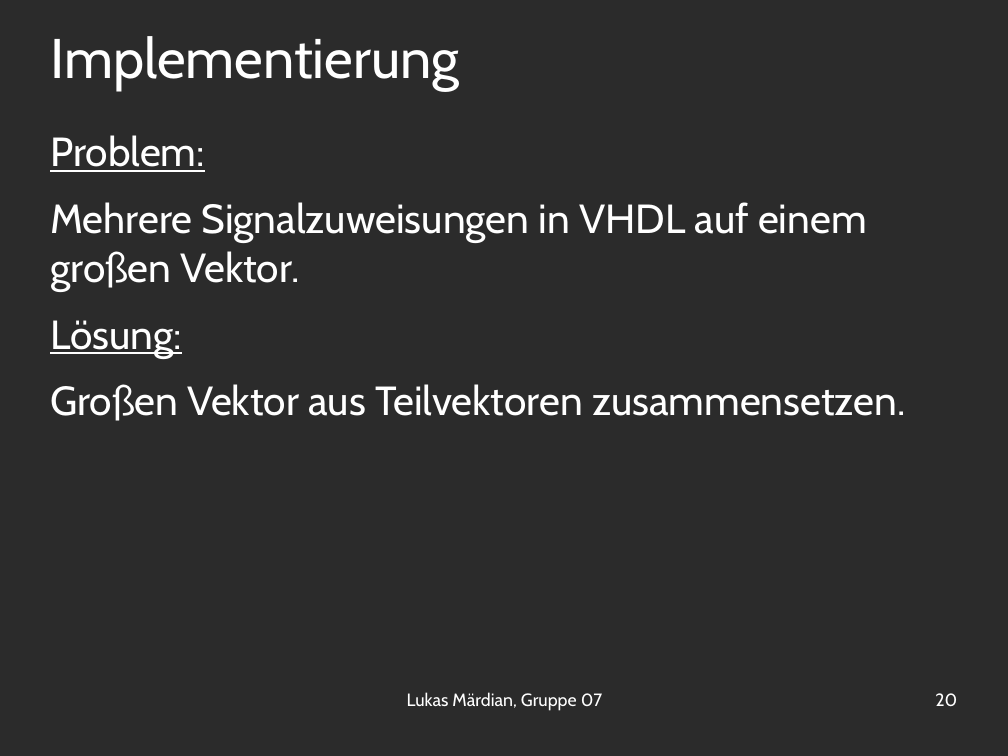
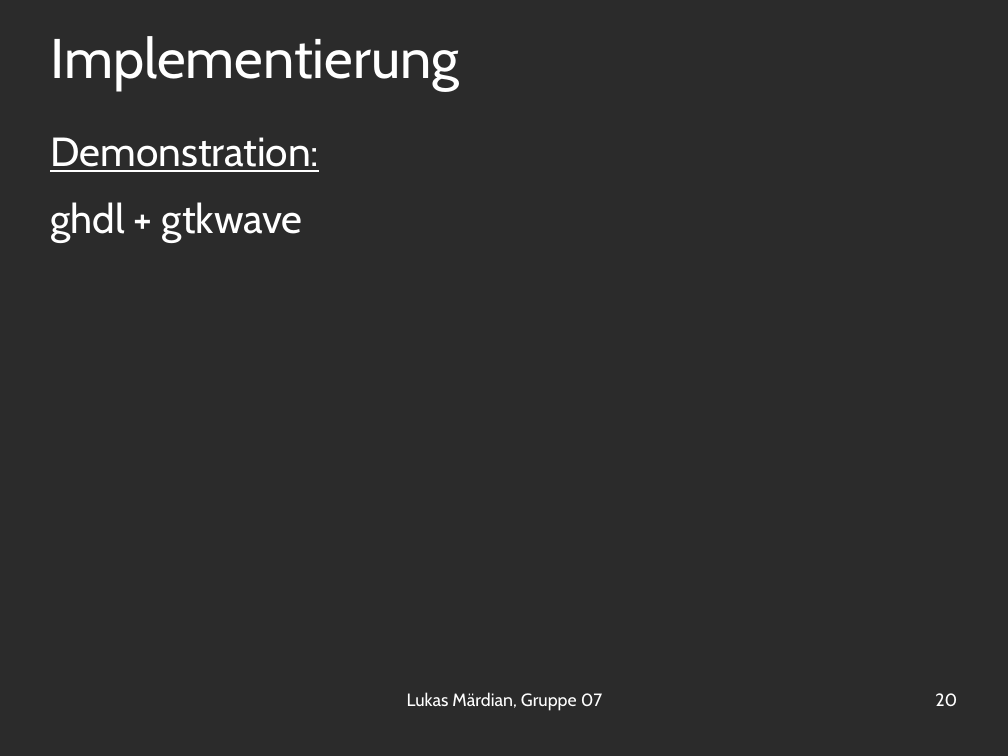
Before and after one commit to OrestTa/etip, a slide deck: slide 20 of Projekt1/Vortrag/vortrag1.odp. Drawn at 1008x756 pixels with LibreOffice and Linux fonts; fonts in the diff are those of the drawing; background and template pictures are left out; a plain dark background stands for a picture behind light text. Boxes give left, top, right and bottom in pixels: in the first picture for what was removed or moved away, otherwise in the second. Text is boxed around its words. In the diff, an @@ line names an element or a change of style, - is before the commit and + after.

Commit message:
v1 probleme+ausblick weg (gehört in den managervortrag); demonstrationsplatzhalter hinzugefügt

```diff
--- a/Projekt1/Vortrag/vortrag1.odp
+++ b/Projekt1/Vortrag/vortrag1.odp
@@ text at [50, 137, 319, 242]: text changed @@
-Problem:
-Mehrere Signalzuweisungen in VHDL auf einem großen Vektor.
-Lösung:
-Großen Vektor aus Teilvektoren zusammensetzen.
+Demonstration:
+ghdl + gtkwave
```
Also in this commit, not shown: 2 other slides changed, 2 slides removed.
